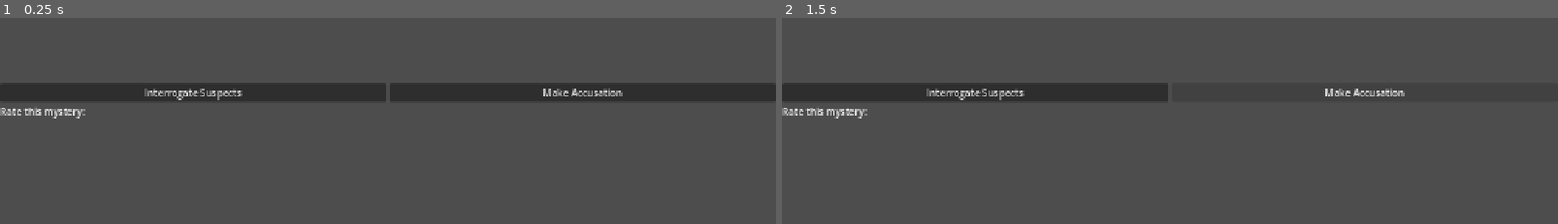
Above: before the commit, frames 1-2 (left to right).
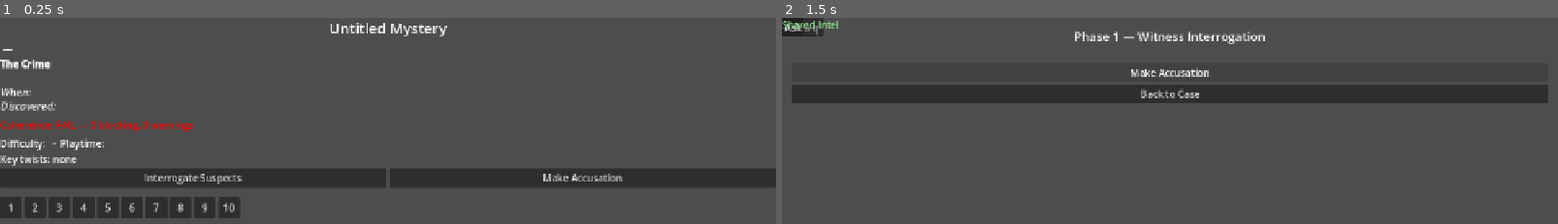
Above: after the commit, the same moments.

Repository: Blutomania/SocialGaming
Game: Godot game, scene res://scenes/ui/CaseDisplay.tscn
The game is run twice, just before and just after one commit, with the same random seed, the same clock (stepped at 60 frames per second) and the same inputs. This scene is started directly instead of the project's main scene.
Inputs:
- Up to frame 1 (0.25 s): no input
- Up to frame 2 (1.5 s): click "Interrogate Suspects" at 0.5 s; click "Make Accusation" at 1.25 s

The runs differ from the first frame. In frame 1, 22% of the frame differs, in the area x 0-100%, y 2-98%; in frame 2, 3.4%.
Error before the commit: Invalid assignment of property or key 'text' with value of type 'String' on a base object of type 'null instance'. (res://scripts/ui/case_display.gd:58)
Error after the commit: Cannot call method 'get_children' on a null value. (res://scripts/ui/interrogation.gd:192)

Commit message:
Phase 3c (partial): WebSocket + tscn wiring + polling removal
Bug fix:
- interrogation.gd: _check_phase_complete() now sets invest_phase to
  SHARE_WITNESS/SHARE_INVESTIGATION/SHARE_LEAD before scene transition

.tscn wiring:
- Interrogation.tscn: full rebuild matching all @onready paths (phase
  panels, budget/phase labels, shared intel, accuse/back buttons)
- CaseDisplay.tscn: added AreasContainer, LeadsContainer, SharedIntelContainer
- case_display.gd: fixed @onready paths to $ScrollContainer/MainVBox/...

FastAPI WebSocket (server/main.py):
- ConnectionManager class with per-room async broadcast
- _broadcast_sync() bridge for sync endpoints → async WS sends
- GET /ws/{game_id} WebSocket endpoint
- GET /play serves mobile.html; /static mounts server/static/
- share_phase broadcasts clues_shared + block_updated + player_phase_done
- join_game broadcasts player_joined

Godot WebSocket upgrade:
- ApiClient.gd: WebSocketPeer + ws_event signal + connect_ws/disconnect_ws
- interrogation.gd: polling replaced by _on_ws_event signal handler
- case_display.gd: polling replaced by _on_ws_event signal handler

https://claude.ai/code/session_014h4G4ERxzXq8jbVQKb75BU

Diff:
--- a/godot/scenes/ui/CaseDisplay.tscn
+++ b/godot/scenes/ui/CaseDisplay.tscn
@@ -70,6 +70,15 @@
 size_flags_horizontal = 3
 text = "Make Accusation"
 
+[node name="AreasContainer" type="VBoxContainer" parent="ScrollContainer/MainVBox"]
+layout_mode = 2
+
+[node name="LeadsContainer" type="VBoxContainer" parent="ScrollContainer/MainVBox"]
+layout_mode = 2
+
+[node name="SharedIntelContainer" type="VBoxContainer" parent="ScrollContainer/MainVBox"]
+layout_mode = 2
+
 [node name="ViabilityRow" type="HBoxContainer" parent="ScrollContainer/MainVBox"]
 layout_mode = 2
 
--- a/godot/scenes/ui/Interrogation.tscn
+++ b/godot/scenes/ui/Interrogation.tscn
@@ -23,49 +23,94 @@
 grow_horizontal = 2
 grow_vertical = 2
 
-[node name="HeaderLabel" type="Label" parent="VBox"]
+[node name="PhaseLabel" type="Label" parent="VBox"]
 layout_mode = 2
-text = "Interrogation"
+text = "Phase 1 — Witness Interrogation"
 horizontal_alignment = 1
 theme_override_font_sizes/font_size = 20
 
-[node name="SuspectDropdown" type="OptionButton" parent="VBox"]
+[node name="BudgetLabel" type="Label" parent="VBox"]
+layout_mode = 2
+text = ""
+horizontal_alignment = 1
+
+## -----------------------------------------------------------------------
+## Witness sub-panel
+## -----------------------------------------------------------------------
+[node name="WitnessPanel" type="VBoxContainer" parent="VBox"]
 layout_mode = 2
 
-[node name="QuestionInput" type="LineEdit" parent="VBox"]
-layout_mode = 2
-placeholder_text = "Ask a question..."
-
-[node name="ButtonRow" type="HBoxContainer" parent="VBox"]
+[node name="SuspectDropdown" type="OptionButton" parent="VBox/WitnessPanel"]
 layout_mode = 2
 
-[node name="AskButton" type="Button" parent="VBox/ButtonRow"]
+[node name="QuestionInput" type="LineEdit" parent="VBox/WitnessPanel"]
+layout_mode = 2
+placeholder_text = "Ask a question…"
+
+[node name="AskButton" type="Button" parent="VBox/WitnessPanel"]
+layout_mode = 2
+text = "Ask"
+
+[node name="ScrollContainer" type="ScrollContainer" parent="VBox/WitnessPanel"]
+layout_mode = 2
+size_flags_vertical = 3
+
+[node name="HistoryContainer" type="VBoxContainer" parent="VBox/WitnessPanel/ScrollContainer"]
 layout_mode = 2
 size_flags_horizontal = 3
-text = "Ask"
 
-[node name="AccuseButton" type="Button" parent="VBox/ButtonRow"]
+## -----------------------------------------------------------------------
+## Investigation sub-panel
+## -----------------------------------------------------------------------
+[node name="InvestigationPanel" type="VBoxContainer" parent="VBox"]
 layout_mode = 2
-size_flags_horizontal = 3
-text = "Make Accusation"
+visible = false
 
-[node name="BackButton" type="Button" parent="VBox/ButtonRow"]
+[node name="AreasContainer" type="VBoxContainer" parent="VBox/InvestigationPanel"]
 layout_mode = 2
-size_flags_horizontal = 3
-text = "Back to Case"
+
+## -----------------------------------------------------------------------
+## Lead sub-panel
+## -----------------------------------------------------------------------
+[node name="LeadPanel" type="VBoxContainer" parent="VBox"]
+layout_mode = 2
+visible = false
+
+[node name="LeadsContainer" type="VBoxContainer" parent="VBox/LeadPanel"]
+layout_mode = 2
+
+## -----------------------------------------------------------------------
+## Shared intel panel (received from other players)
+## -----------------------------------------------------------------------
+[node name="SharedPanel" type="VBoxContainer" parent="VBox"]
+layout_mode = 2
+
+[node name="SharedLabel" type="Label" parent="VBox/SharedPanel"]
+layout_mode = 2
+text = "Shared Intel"
+modulate = Color(0.565, 0.933, 0.565, 1)
+
+[node name="SharedContainer" type="VBoxContainer" parent="VBox/SharedPanel"]
+layout_mode = 2
+
+## -----------------------------------------------------------------------
+## Common controls
+## -----------------------------------------------------------------------
+[node name="StatusLabel" type="Label" parent="VBox"]
+layout_mode = 2
+text = ""
+autowrap_mode = 3
 
 [node name="Spinner" type="ProgressBar" parent="VBox"]
 layout_mode = 2
+show_percentage = false
+indeterminate = true
 visible = false
 
-[node name="StatusLabel" type="Label" parent="VBox"]
+[node name="AccuseButton" type="Button" parent="VBox"]
 layout_mode = 2
-text = ""
+text = "Make Accusation"
 
-[node name="ScrollContainer" type="ScrollContainer" parent="VBox"]
+[node name="BackButton" type="Button" parent="VBox"]
 layout_mode = 2
-size_flags_vertical = 3
-
-[node name="HistoryContainer" type="VBoxContainer" parent="VBox/ScrollContainer"]
-layout_mode = 2
-size_flags_horizontal = 3
+text = "Back to Case"
--- a/godot/scripts/autoloads/ApiClient.gd
+++ b/godot/scripts/autoloads/ApiClient.gd
@@ -1,24 +1,49 @@
 ## ApiClient -- Global singleton.
-## Wraps all HTTP calls to the FastAPI backend.
-## The Godot client never talks to the Claude API directly -- all AI calls
-## go through this singleton to server/main.py.
+## Wraps all HTTP calls to the FastAPI backend, plus the WebSocket connection
+## for real-time push events during multiplayer games.
 ##
-## Callbacks receive (error: String, data).
+## HTTP callbacks receive (error: String, data: Dictionary).
 ## error is "" on success, or an error message on failure.
+##
+## WebSocket:
+##   Call connect_ws(game_id, player_id) once per game session.
+##   Emits signal ws_event(event_name: String, data: Dictionary) on each
+##   push from the server.  Scenes connect to this signal instead of polling.
 ##
 ## SESSION ANNOTATION -- Phase 2:
 ## SERVER_URL is localhost for dev. Change to deployed URL before shipping.
 
 extends Node
 
+signal ws_event(event_name: String, data: Dictionary)
+
 const SERVER_URL_DEFAULT: String = "http://localhost:8000"
 const REQUEST_TIMEOUT: float = 120.0   ## seconds; generation can take 60-90s
 var server_url: String = SERVER_URL_DEFAULT
+
+## Active WebSocket peer (null when not in a game session)
+var _ws: WebSocketPeer = null
+var _ws_game_id: String = ""
 
 func _ready() -> void:
 	var cfg := ConfigFile.new()
 	if cfg.load("user://server_config.cfg") == OK:
 		server_url = cfg.get_value("server", "url", SERVER_URL_DEFAULT)
+
+func _process(_delta: float) -> void:
+	if _ws == null:
+		return
+	_ws.poll()
+	var state := _ws.get_ready_state()
+	if state == WebSocketPeer.STATE_OPEN:
+		while _ws.get_available_packet_count() > 0:
+			var raw := _ws.get_packet().get_string_from_utf8()
+			var json := JSON.new()
+			if json.parse(raw) == OK and json.data is Dictionary:
+				var msg: Dictionary = json.data
+				ws_event.emit(msg.get("event", ""), msg.get("data", {}))
+	elif state == WebSocketPeer.STATE_CLOSED:
+		_ws = null
 
 # ---------------------------------------------------------------------------
 # Public API
@@ -37,6 +62,25 @@
 ## Poll a running job. callback receives (error, {status, stage, result, error}).
 func poll_job(job_id: String, callback: Callable) -> void:
 	_do_request("/jobs/" + job_id, HTTPClient.METHOD_GET, "", callback)
+
+## --- Phase 3: WebSocket connection ---
+
+func connect_ws(game_id: String, player_id: String) -> void:
+	"""Open a persistent WebSocket to /ws/{game_id}. Call once after joining a game."""
+	if _ws != null:
+		_ws.close()
+	_ws_game_id = game_id
+	_ws = WebSocketPeer.new()
+	var ws_url := server_url.replace("http://", "ws://").replace("https://", "wss://")
+	ws_url += "/ws/" + game_id + "?player_id=" + player_id
+	_ws.connect_to_url(ws_url)
+
+func disconnect_ws() -> void:
+	"""Close the active WebSocket (call on scene cleanup or game exit)."""
+	if _ws != null:
+		_ws.close()
+		_ws = null
+		_ws_game_id = ""
 
 ## --- Phase 3: game session API ---
 
--- a/godot/scripts/ui/case_display.gd
+++ b/godot/scripts/ui/case_display.gd
@@ -11,25 +11,23 @@
 # ---------------------------------------------------------------------------
 # Node references
 # ---------------------------------------------------------------------------
-@onready var title_label: Label = $MainVBox/TitleLabel
-@onready var setting_label: RichTextLabel = $MainVBox/SettingLabel
-@onready var crime_label: RichTextLabel = $MainVBox/CrimeLabel
-@onready var cast_container: VBoxContainer = $MainVBox/CastContainer
-@onready var coherence_label: Label = $MainVBox/CoherenceBadge
-@onready var evidence_container: VBoxContainer = $MainVBox/EvidenceContainer
-@onready var gameplay_label: Label = $MainVBox/GameplayLabel
-@onready var interrogate_button: Button = $MainVBox/Buttons/InterrogateButton
-@onready var accuse_button: Button = $MainVBox/Buttons/AccuseButton
-@onready var viability_hbox: HBoxContainer = $MainVBox/ViabilityRow
-@onready var viability_label: Label = $MainVBox/ViabilityRow/ViabilityLabel
-@onready var areas_container: VBoxContainer = $MainVBox/AreasContainer
-@onready var leads_container: VBoxContainer = $MainVBox/LeadsContainer
-@onready var shared_intel_container: VBoxContainer = $MainVBox/SharedIntelContainer
+@onready var title_label: Label = $ScrollContainer/MainVBox/TitleLabel
+@onready var setting_label: RichTextLabel = $ScrollContainer/MainVBox/SettingLabel
+@onready var crime_label: RichTextLabel = $ScrollContainer/MainVBox/CrimeLabel
+@onready var cast_container: VBoxContainer = $ScrollContainer/MainVBox/CastContainer
+@onready var coherence_label: Label = $ScrollContainer/MainVBox/CoherenceBadge
+@onready var evidence_container: VBoxContainer = $ScrollContainer/MainVBox/EvidenceContainer
+@onready var gameplay_label: Label = $ScrollContainer/MainVBox/GameplayLabel
+@onready var interrogate_button: Button = $ScrollContainer/MainVBox/Buttons/InterrogateButton
+@onready var accuse_button: Button = $ScrollContainer/MainVBox/Buttons/AccuseButton
+@onready var viability_hbox: HBoxContainer = $ScrollContainer/MainVBox/ViabilityRow
+@onready var viability_label: Label = $ScrollContainer/MainVBox/ViabilityRow/ViabilityLabel
+@onready var areas_container: VBoxContainer = $ScrollContainer/MainVBox/AreasContainer
+@onready var leads_container: VBoxContainer = $ScrollContainer/MainVBox/LeadsContainer
+@onready var shared_intel_container: VBoxContainer = $ScrollContainer/MainVBox/SharedIntelContainer
 
 var _mystery: MysteryData
 var _current_rating: int = 0
-var _poll_timer: float = 0.0
-const POLL_INTERVAL: float = 3.0
 
 # ---------------------------------------------------------------------------
 # Lifecycle
@@ -39,20 +37,19 @@
 	_populate()
 	interrogate_button.pressed.connect(_go_interrogate)
 	accuse_button.pressed.connect(_go_accuse)
-
-func _process(delta: float) -> void:
-	if GameState.game_id.is_empty():
-		return
-	_poll_timer -= delta
-	if _poll_timer <= 0.0:
-		_poll_timer = POLL_INTERVAL
-		ApiClient.get_shared_clues(GameState.game_id, GameState.player_id, _on_shared_clues)
-
-func _on_shared_clues(error: String, data: Dictionary) -> void:
-	if error:
-		return
-	GameState.merge_shared_clues(data)
-	_rebuild_shared_intel()
+	if not GameState.game_id.is_empty():
+		ApiClient.ws_event.connect(_on_ws_event)
+
+func _exit_tree() -> void:
+	if ApiClient.ws_event.is_connected(_on_ws_event):
+		ApiClient.ws_event.disconnect(_on_ws_event)
+
+func _on_ws_event(event_name: String, data: Dictionary) -> void:
+	if event_name == "clues_shared":
+		GameState.merge_shared_clues({
+			data.get("phase", "witness"): data.get("clues", [])
+		})
+		_rebuild_shared_intel()
 
 func _populate() -> void:
 	title_label.text = _mystery.title
--- a/godot/scripts/ui/interrogation.gd
+++ b/godot/scripts/ui/interrogation.gd
@@ -16,8 +16,6 @@
 
 extends Control
 
-const POLL_INTERVAL: float = 3.0
-
 # ---------------------------------------------------------------------------
 # Node references (wire in Interrogation.tscn)
 # ---------------------------------------------------------------------------
@@ -78,13 +76,14 @@
 	_refresh_phase_ui()
 	_rebuild_history()
 
-func _process(delta: float) -> void:
-	if not _is_multiplayer:
-		return
-	_poll_timer -= delta
-	if _poll_timer <= 0.0:
-		_poll_timer = POLL_INTERVAL
-		_poll_server()
+	if _is_multiplayer:
+		# Connect WebSocket (idempotent if already open from a previous scene)
+		ApiClient.connect_ws(GameState.game_id, GameState.player_id)
+		ApiClient.ws_event.connect(_on_ws_event)
+
+func _exit_tree() -> void:
+	if ApiClient.ws_event.is_connected(_on_ws_event):
+		ApiClient.ws_event.disconnect(_on_ws_event)
 
 # ---------------------------------------------------------------------------
 # Phase UI
@@ -122,6 +121,14 @@
 			advance = (GameState.leads_remaining <= 0)
 
 	if advance:
+		# Set invest_phase to SHARE_* so ShareSelection knows which findings to show.
+		match GameState.invest_phase:
+			GameState.InvestPhase.WITNESS:
+				GameState.invest_phase = GameState.InvestPhase.SHARE_WITNESS
+			GameState.InvestPhase.INVESTIGATION:
+				GameState.invest_phase = GameState.InvestPhase.SHARE_INVESTIGATION
+			GameState.InvestPhase.LEAD:
+				GameState.invest_phase = GameState.InvestPhase.SHARE_LEAD
 		get_tree().change_scene_to_file("res://scenes/ui/ShareSelection.tscn")
 
 # ---------------------------------------------------------------------------
@@ -261,25 +268,21 @@
 	_check_phase_complete()
 
 # ---------------------------------------------------------------------------
-# Shared intel polling (multiplayer)
-# ---------------------------------------------------------------------------
-func _poll_server() -> void:
-	ApiClient.get_block_pool(GameState.game_id, _on_block_pool)
-	ApiClient.get_shared_clues(GameState.game_id, GameState.player_id, _on_shared_clues)
-
-func _on_block_pool(error: String, data: Dictionary) -> void:
-	if error:
-		return
-	GameState.update_block_pool(data)
-	# Refresh area/lead buttons to grey out newly blocked entries
-	_build_area_buttons()
-	_build_lead_buttons()
-
-func _on_shared_clues(error: String, data: Dictionary) -> void:
-	if error:
-		return
-	GameState.merge_shared_clues(data)
-	_rebuild_shared_panel()
+# WebSocket push events (replace HTTP polling)
+# ---------------------------------------------------------------------------
+func _on_ws_event(event_name: String, data: Dictionary) -> void:
+	match event_name:
+		"block_updated":
+			GameState.update_block_pool(data)
+			_build_area_buttons()
+			_build_lead_buttons()
+		"clues_shared":
+			GameState.merge_shared_clues({
+				data.get("phase", "witness"): data.get("clues", [])
+			})
+			_rebuild_shared_panel()
+		"player_joined":
+			status_label.text = "%s joined the game." % data.get("name", "A player")
 
 func _rebuild_shared_panel() -> void:
 	for child in shared_container.get_children():
Not shown, changed: SESSIONS.md
Not shown, changed: server/main.py
